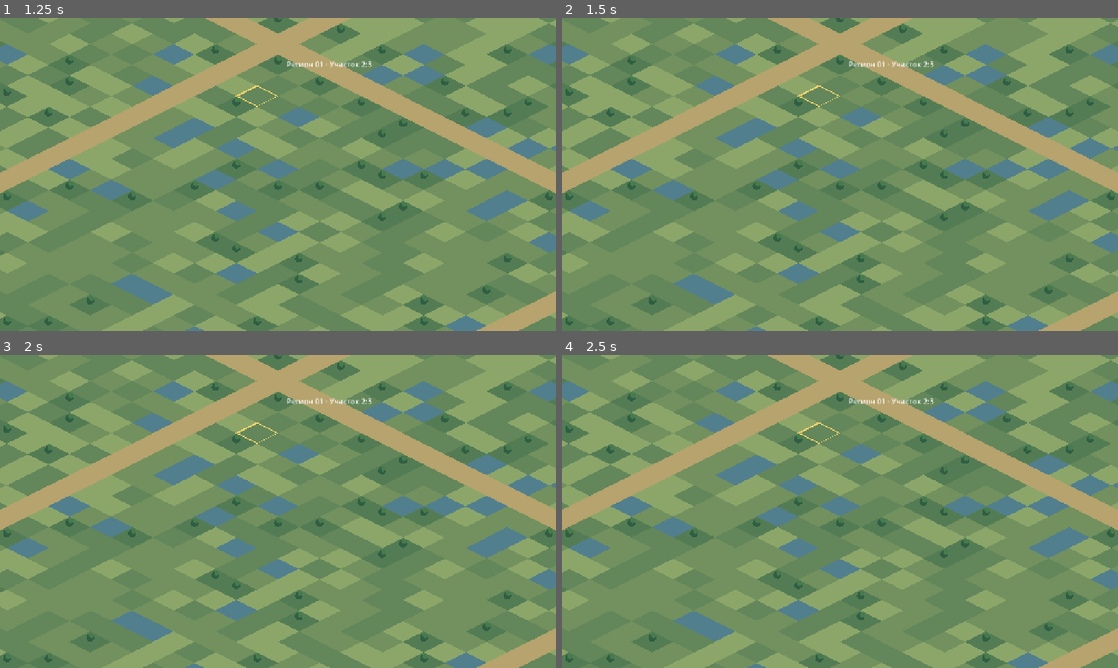
Above: before the commit, frames 1-4 (two rows, left to right).
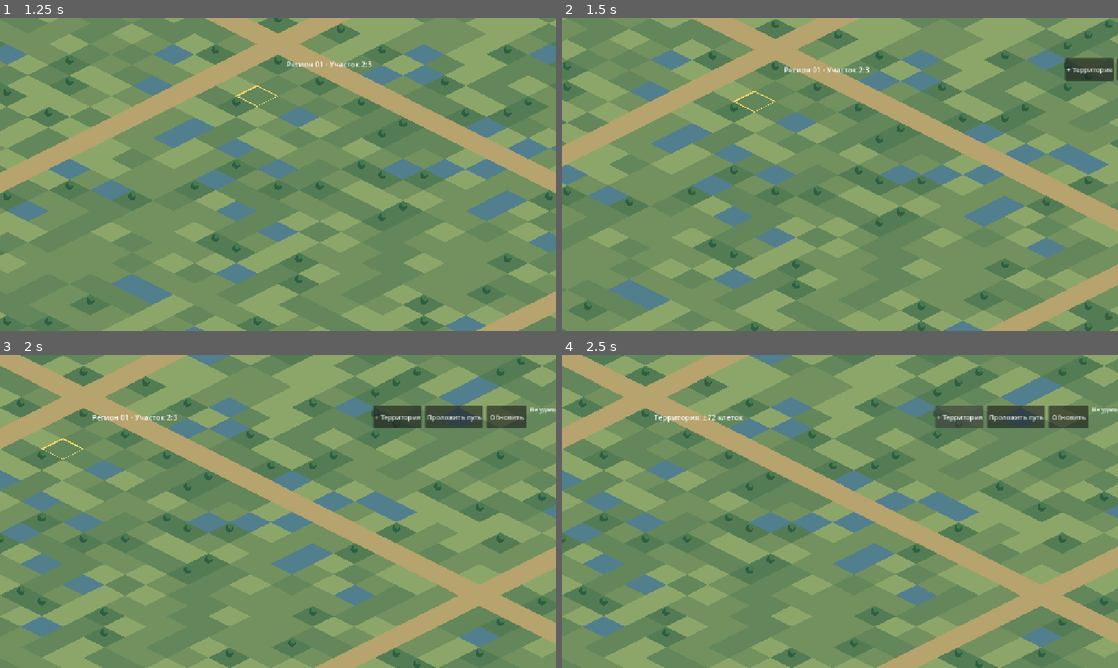
Above: after the commit, the same moments.

Repository: maillunex-lang/LunexEconom
Game: Godot game, scene res://world.tscn
Two runs of this game, one before a commit and one after it. Both use one fixed random seed, a clock stepped at 60 frames per second and the inputs below.
Inputs (mouse positions are in pixels of both pictures, inside the frame that each line leads up to):
- Up to frame 1 (1.25 s): tap Enter at 0.5 s; move the mouse to (250, 237) at 0.52 s; click (250, 237) at 0.67 s
- Up to frame 2 (1.5 s): tap Space at 1.25 s; drag from (1006, 221) to (812, 237) at 1.27 s
- Up to frame 3 (2 s): no input
- Up to frame 4 (2.5 s): click (956, 417) at 2 s, where only the run after the commit has a clickable "+ Территория"

Frame 1 is identical in both runs. In frame 2, 62% of the frame differs, in the area x 0-100%, y 0-100%; in frame 3, 65%; in frame 4, 65%.

Commit message:
fix(android): touch gesture routing, expanded fullscreen and updater version

Diff:
--- a/client/world.gd
+++ b/client/world.gd
@@ -123,7 +123,14 @@
         last_zoom = camera.zoom.x
         _update_visible_chunks()
 
-func _unhandled_input(event: InputEvent) -> void:
+func _input(event: InputEvent) -> void:
+    # Receive gestures even if a Control consumed GUI input; ignore the top HUD strip.
+    if event is InputEventScreenTouch and event.pressed:
+        var top = get_parent().get_node("HUD/Top")
+        if top.get_global_rect().has_point(event.position): return
+    if event is InputEventMouseButton and event.pressed and event.button_index == MOUSE_BUTTON_LEFT:
+        var top = get_parent().get_node("HUD/Top")
+        if top.get_global_rect().has_point(event.position): return
     if event is InputEventScreenTouch:
         if event.pressed:
             touch_points[event.index] = event.position
